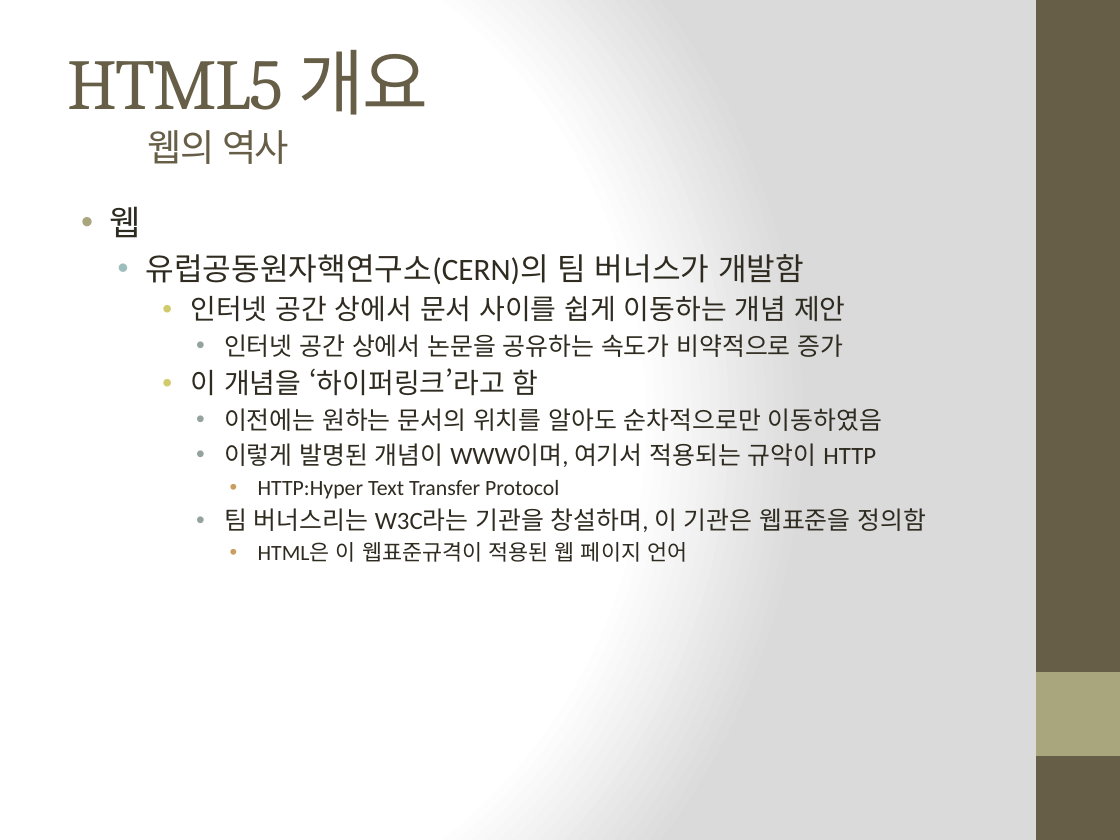
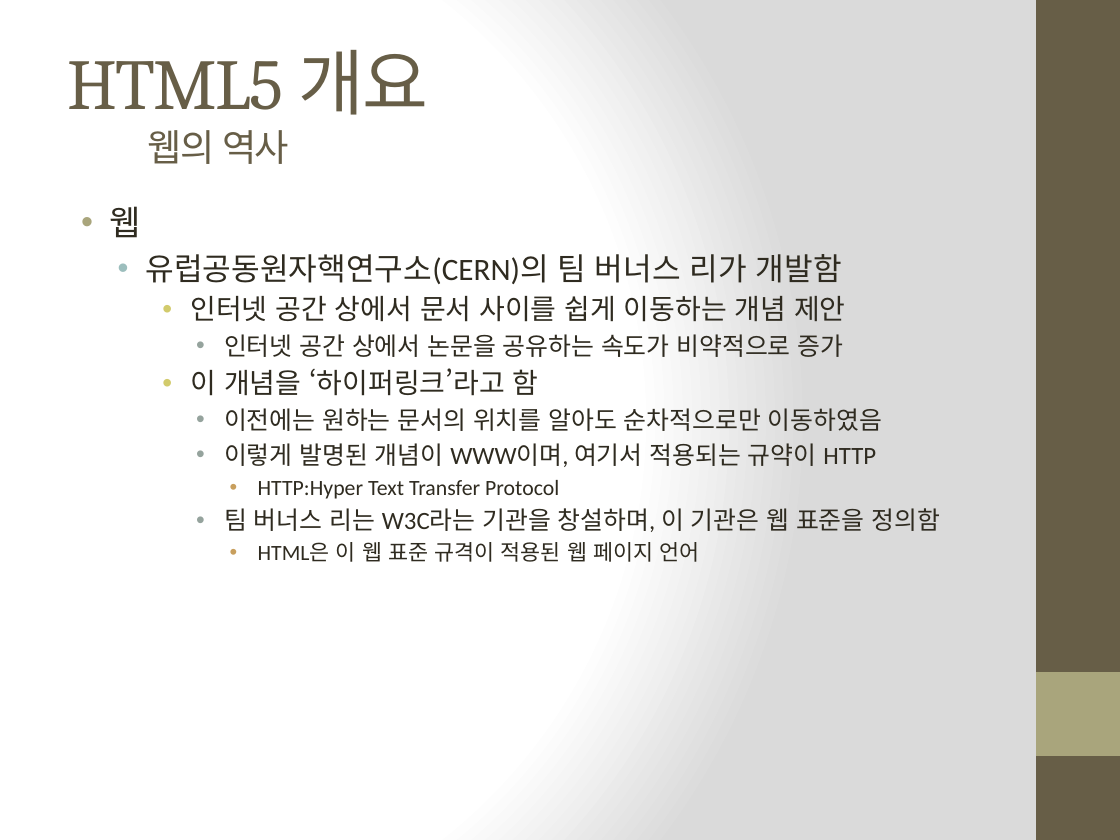
Before and after one commit to Yorgos7784/SW_Lesson, a slide deck: slide 7 of c#/화면구현/화면 구현.pptx. Drawn at 1120x840 pixels with LibreOffice and Linux fonts; fonts in the diff are those of the drawing. Boxes give left, top, right and bottom in pixels: in the first picture for what was removed or moved away, otherwise in the second. Text is boxed around its words. In the diff, an @@ line names an element or a change of style, - is before the commit and + after.

```diff
--- a/c#/화면구현/화면 구현.pptx
+++ b/c#/화면구현/화면 구현.pptx
@@ text at box(146, 254, 842, 284): text changed @@
-  • 유럽공동원자핵연구소(CERN)의 팀 버너스가 개발함
+  • 유럽공동원자핵연구소(CERN)의 팀 버너스 리가 개발함
@@ text at box(224, 443, 876, 467): text changed @@
-      • 이렇게 발명된 개념이 WWW이며, 여기서 적용되는 규악이 HTTP
+      • 이렇게 발명된 개념이 WWW이며, 여기서 적용되는 규약이 HTTP
@@ text at box(224, 508, 940, 562): spaces changed @@
-      • 팀 버너스리는 W3C라는 기관을 창설하며, 이 기관은 웹표준을 정의함
-        • HTML은 이 웹표준규격이 적용된 웹 페이지 언어
+      • 팀 버너스 리는 W3C라는 기관을 창설하며, 이 기관은 웹 표준을 정의함
+        • HTML은 이 웹 표준 규격이 적용된 웹 페이지 언어
```
Also in this commit, not shown: 5 other slides changed, 1 other file.
